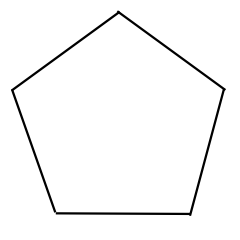
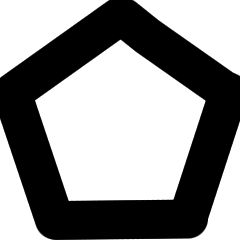
The second w=240, h=240 image is a revision of the first. Changes to its layers:
added layer "Обычный слой 1 (вставлено)" above "Background" over [0, 0, 240, 240]
